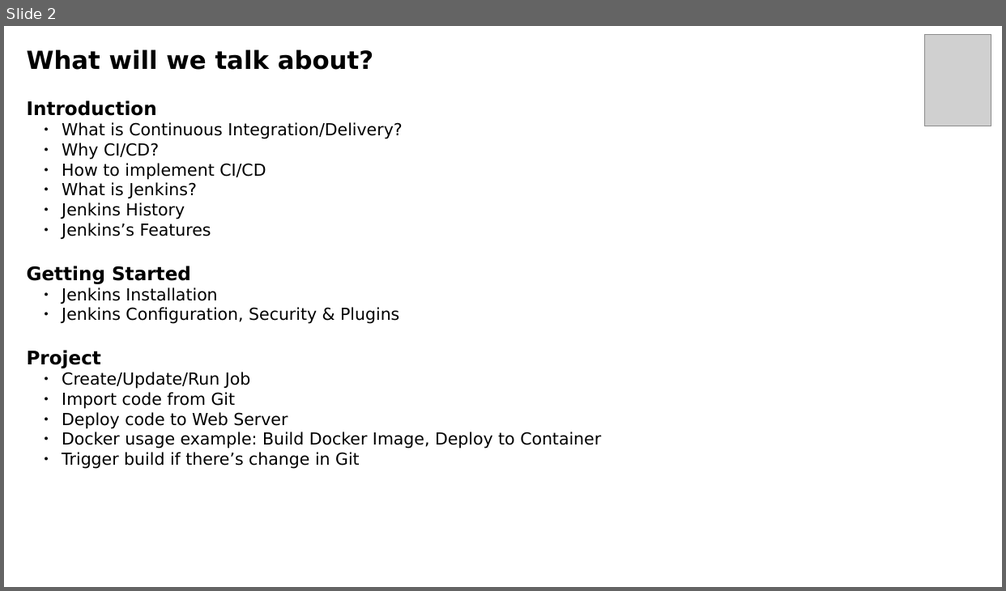
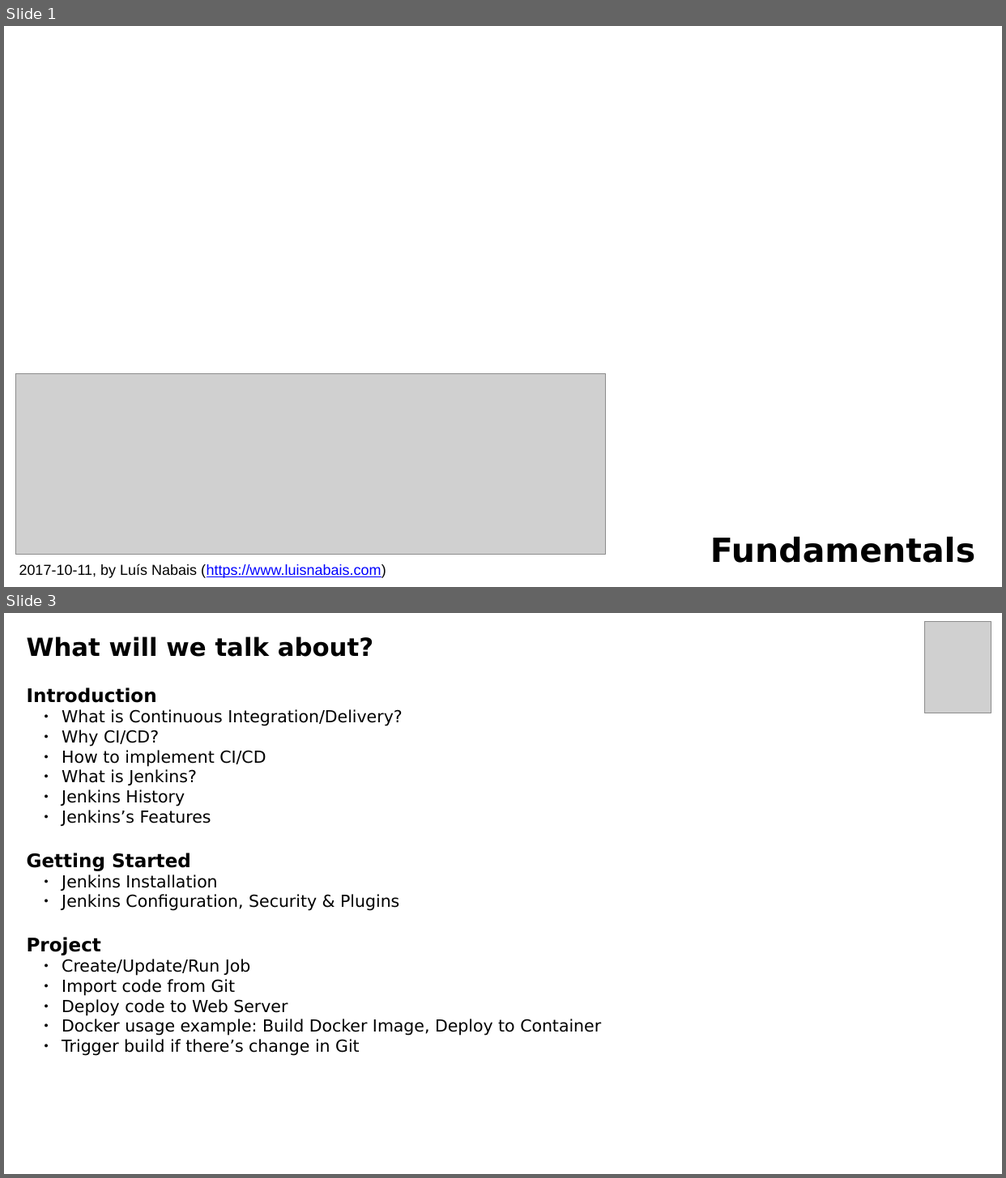
Before and after one commit to luisnabais-courses/course_jenkins, a slide deck: slides/01_fundamentals_course_slides.odp. Shown one above the other, each under a label of ours: slide 2 before the commit, slides 1 and 3 after it; the slides between them are not shown. The pictures are 1006x591 and 1006x1178 pixels, drawn with LibreOffice and Linux fonts; fonts in the diff are those of the drawing; grey boxes stand for pictures; background and template pictures are left out. Boxes give left, top, right and bottom in pixels: in the first picture for what was removed or moved away, otherwise in the second. Text is boxed around its words. In the diff, an @@ line names an element or a change of style, - is before the commit and + after.

```diff
--- a/slides/01_fundamentals_course_slides.odp
+++ b/slides/01_fundamentals_course_slides.odp
@@ slide 1 added at box(4, 26, 1002, 587), background picture (left out) @@
@@ picture added at box(16, 374, 605, 555) @@
@@ text added at box(710, 536, 975, 563), 32 pt, text #000000, bold @@
+Fundamentals
@@ text added at box(19, 564, 386, 578), 14 pt, text #0000FF, underline @@
+2017-10-11, by Luís Nabais (https://www.luisnabais.com)
@@ what was slide 2 is now slide 3 @@
```
Also in this commit, not shown: 5 slides changed, 1 other slide added, 1 slide removed, 2 other files.
